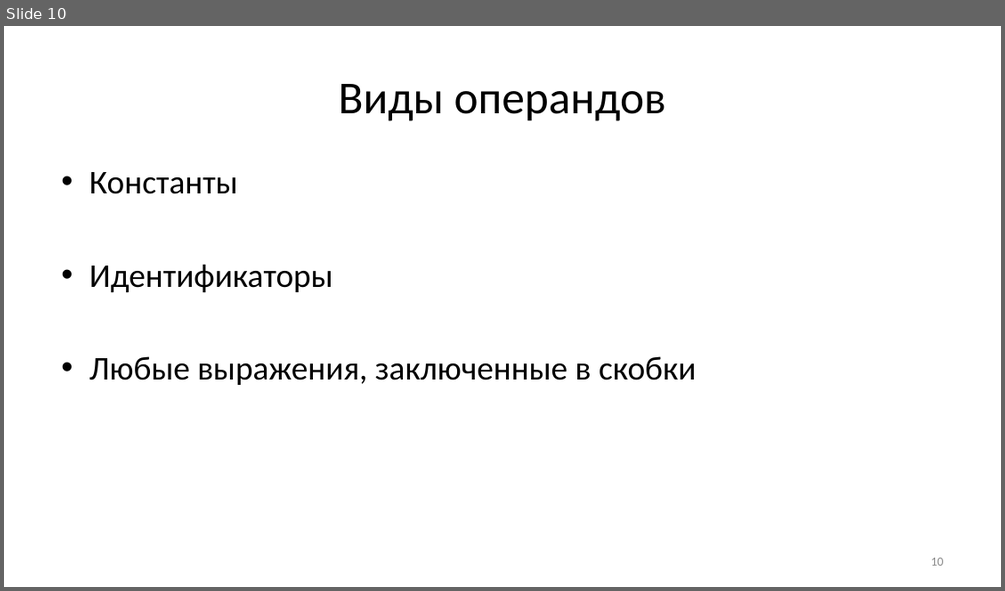
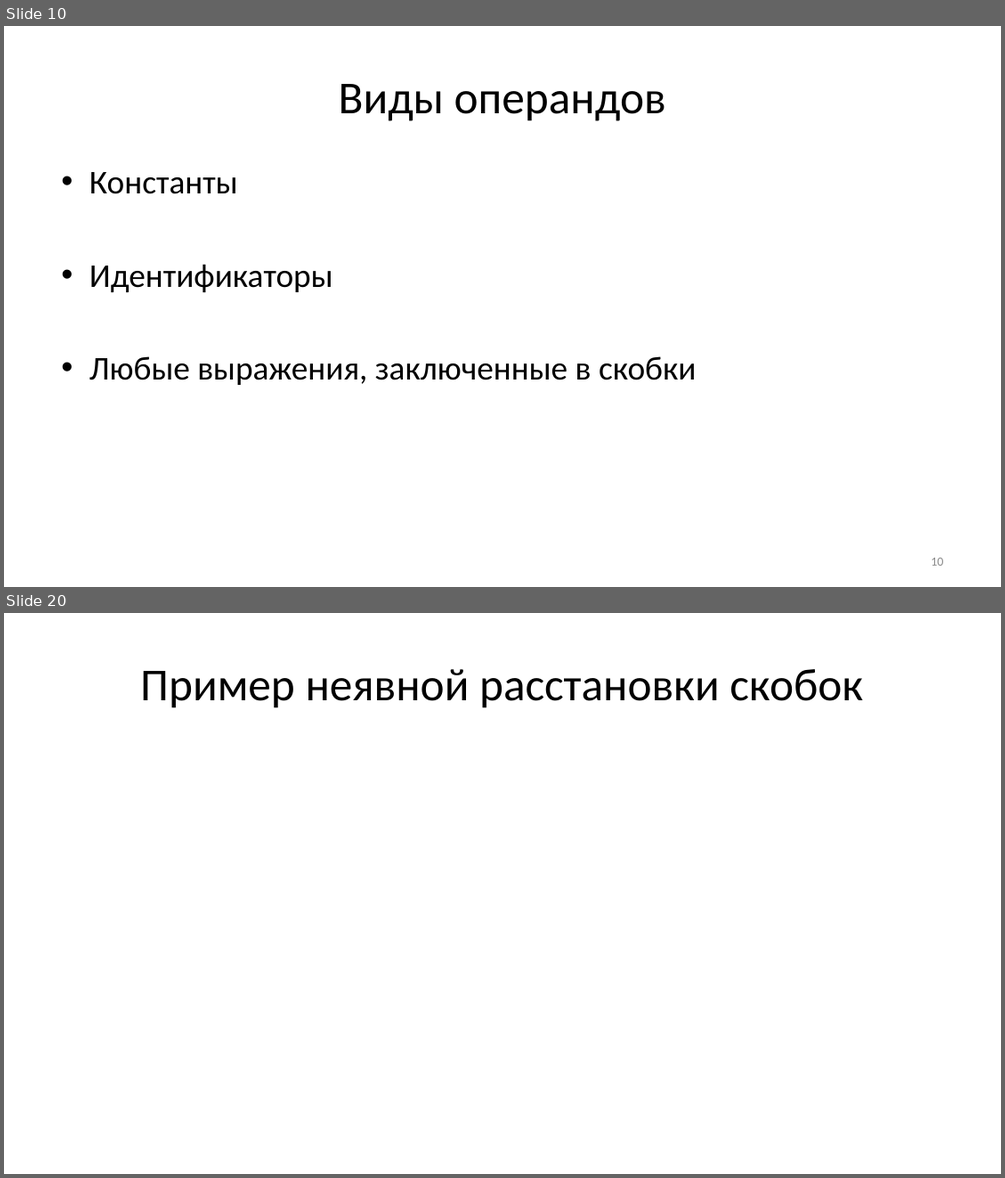
Before and after one commit to Evgueni-Petrov-aka-espetrov/Algorithms-and-Programming-in-C-pptx, a slide deck: 04 Выражения.pptx. Shown one above the other, each under a label of ours: slide 10 before the commit, slides 10 and 20 after it; the slides between them are not shown. The pictures are 1005x591 and 1005x1178 pixels, drawn with LibreOffice and Linux fonts; fonts in the diff are those of the drawing. Boxes give left, top, right and bottom in pixels: in the first picture for what was removed or moved away, otherwise in the second. Text is boxed around its words. In the diff, an @@ line names an element or a change of style, - is before the commit and + after.

Commit message:
добавил пример про неявную расстановку скобок; поставил разделы более логично

```diff
--- a/04 Выражения.pptx
+++ b/04 Выражения.pptx
@@ slide 20 added at (4,613,1001,1174), background #FFFFFF @@
@@ title added at (140,669,863,708), 44 pt, text #000000 @@
+Пример неявной расстановки скобок
@@ rectangle added at (32,734,974,1163), fill #FFFFFF, outline #FFFFFF 2 pt @@
```
Also in this commit, not shown: 12 slides changed, 8 other slides added, 2 slides removed.
